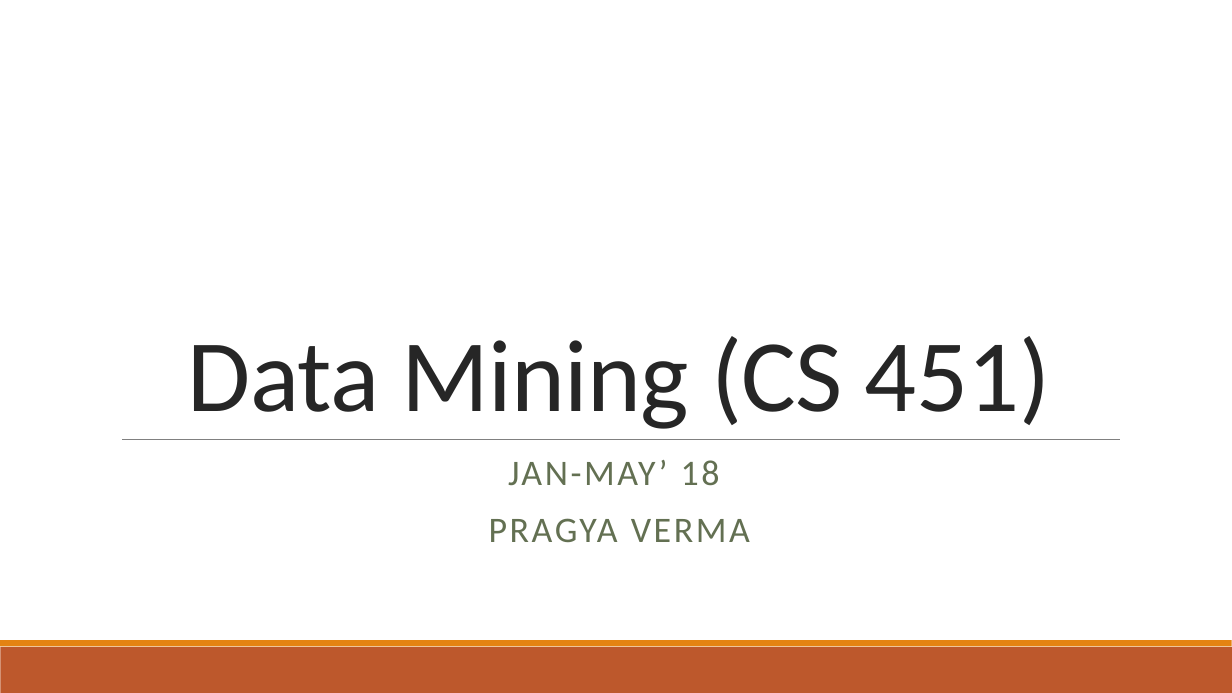
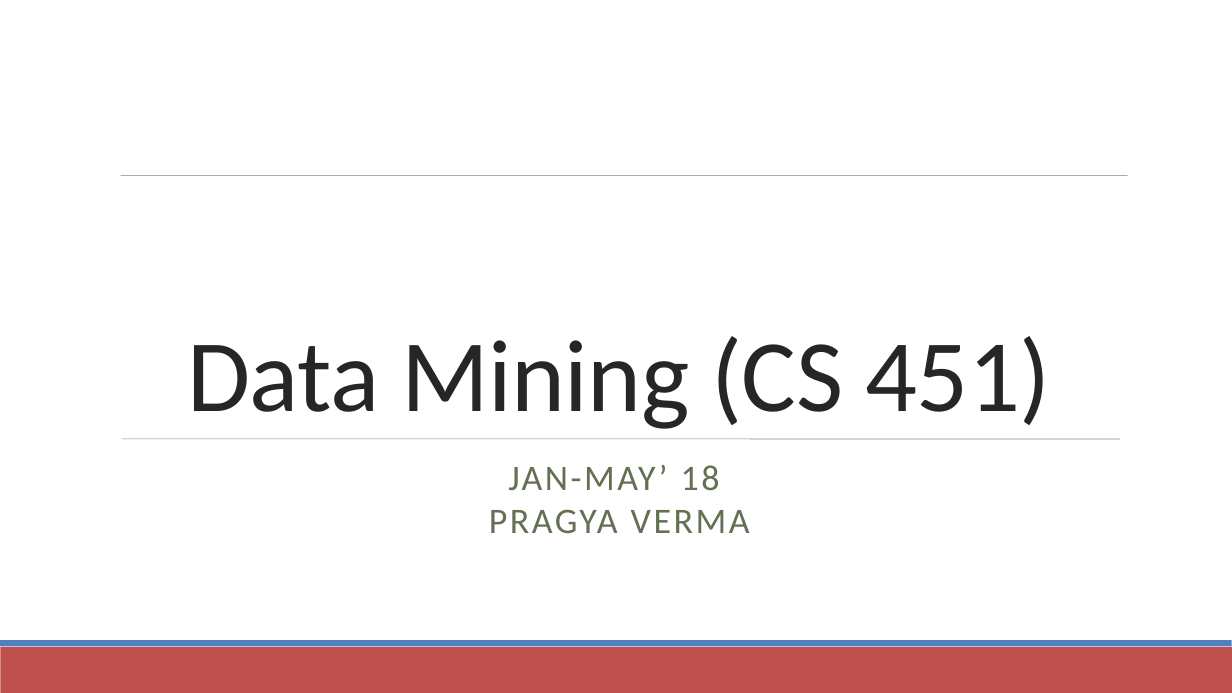
Before and after one commit to raghavmittal101/nu-sem8-course-material, a slide deck: slide 1 of data_mining_CS451/MS1/Lecture 7.pptx. Drawn at 1232x693 pixels with LibreOffice and Linux fonts; fonts in the diff are those of the drawing. Boxes give left, top, right and bottom in pixels: in the first picture for what was removed or moved away, otherwise in the second. Text is boxed around its words. In the diff, an @@ line names an element or a change of style, - is before the commit and + after.

```diff
--- a/data_mining_CS451/MS1/Lecture 7.pptx
+++ b/data_mining_CS451/MS1/Lecture 7.pptx
@@ text "Data Mining (CS 451)" at (x1=187, y1=336, x2=1050, y2=429): line spacing 0.85 to 1 @@
@@ line added from (121, 176) to (1128, 176), #808080 0.51 pt @@
@@ line (122, 439) - (1120, 439): stroke #808080 0.5 pt to #808080 0.51 pt @@
@@ text "JAN-MAY’ 18" at (x1=489, y1=465, x2=750, y2=533): line spacing 0.9 to 1; less space between paragraphs @@
@@ rectangle at (x1=0, y1=647, x2=1232, y2=693): fill #BD582C to #C0504D @@
@@ rectangle at (x1=0, y1=640, x2=1232, y2=647): fill #E48312 to #4F81BD @@
```
Also in this commit, not shown: 9 other slides changed, 19 other files.
